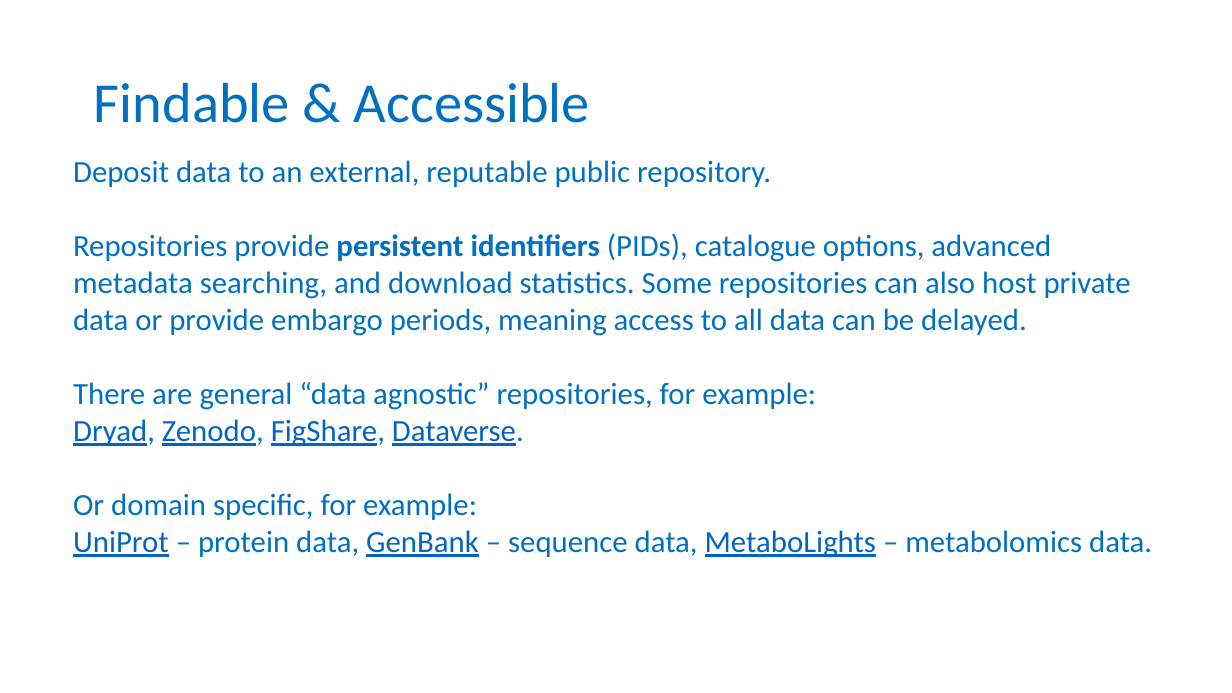
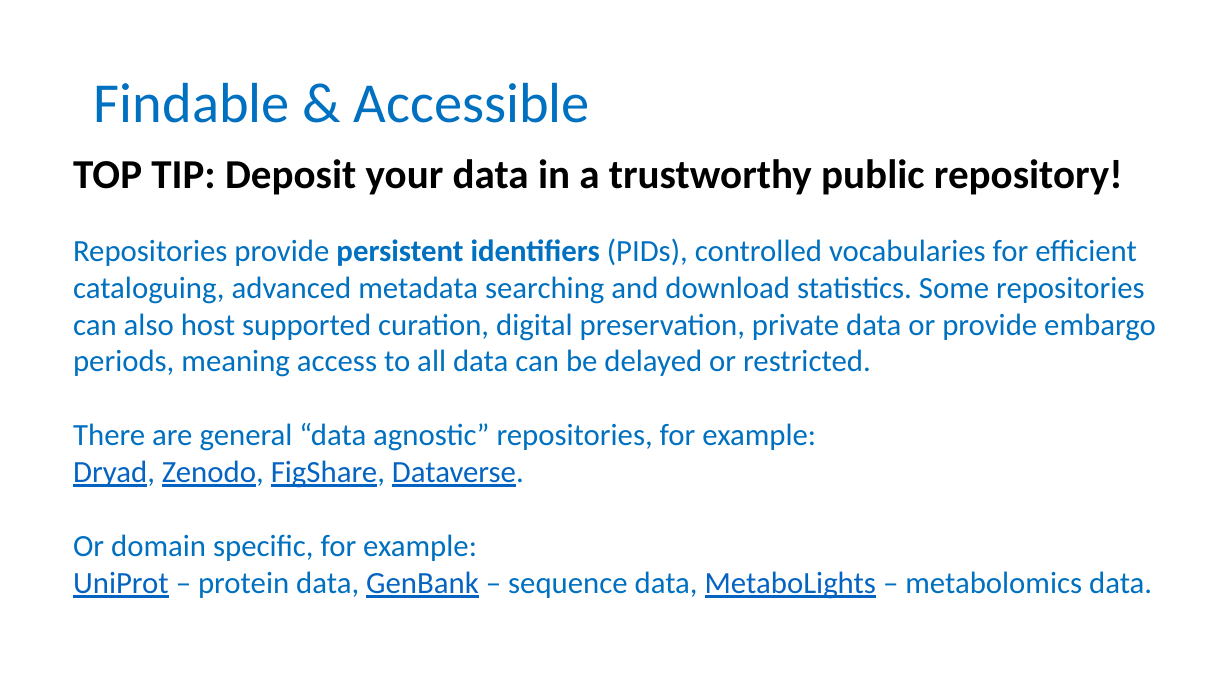
Before and after one commit to carpentries-incubator/fair-for-leaders, a slide deck: slide 10 of instructors/02-Being_FAIR.pptx. Drawn at 1232x693 pixels with LibreOffice and Linux fonts; fonts in the diff are those of the drawing; background and template pictures are left out. Boxes give left, top, right and bottom in pixels: in the first picture for what was removed or moved away, otherwise in the second. Text is boxed around its words. In the diff, an @@ line names an element or a change of style, - is before the commit and + after.

```diff
--- a/instructors/02-Being_FAIR.pptx
+++ b/instructors/02-Being_FAIR.pptx
@@ text added at <box>73,159,1123,195</box>, 32 pt, text #000000, bold @@
+TOP TIP: Deposit your data in a trustworthy public repository!
@@ text "Repositories provide persistent identifiers (PIDs), ...": place and size @@
-text "Repositories provide persistent identifiers (PIDs), ..." at <box>73,160,1152,558</box>
+text "Repositories provide persistent identifiers (PIDs), ..." at <box>73,238,1156,599</box>
@@ text at <box>73,238,1156,377</box>: text changed @@
-Deposit data to an external, reputable public repository.
-Repositories provide persistent identifiers (PIDs), catalogue options, advanced metadata searching, and download statistics. Some repositories can also host private data or provide embargo periods, meaning access to all data can be delayed.
+Repositories provide persistent identifiers (PIDs), controlled vocabularies for efficient cataloguing, advanced metadata searching and download statistics. Some repositories can also host supported curation, digital preservation, private data or provide embargo periods, meaning access to all data can be delayed or restricted.
```
Also in this commit, not shown: 2 other slides changed, 1 other file.
